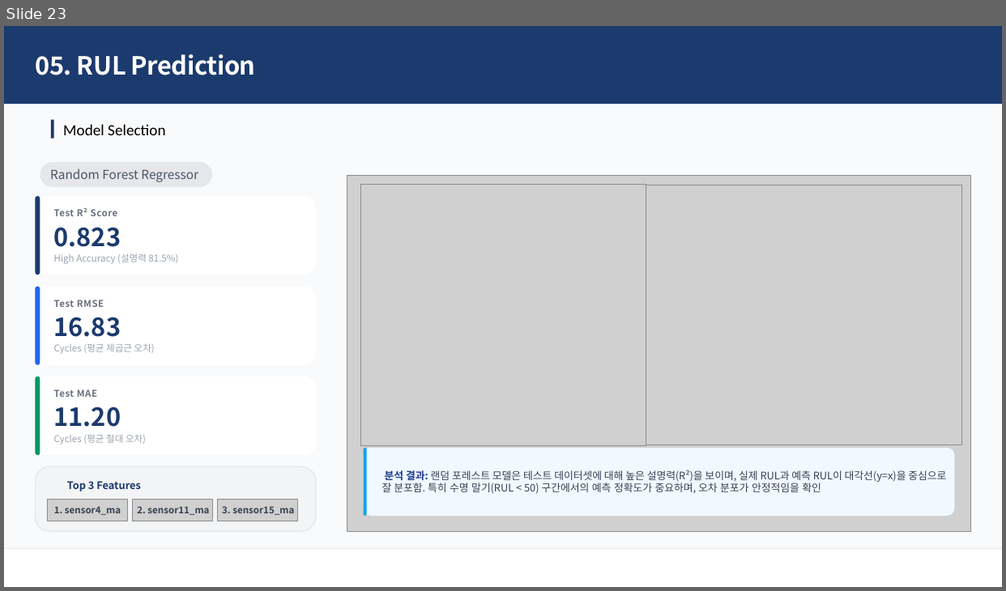
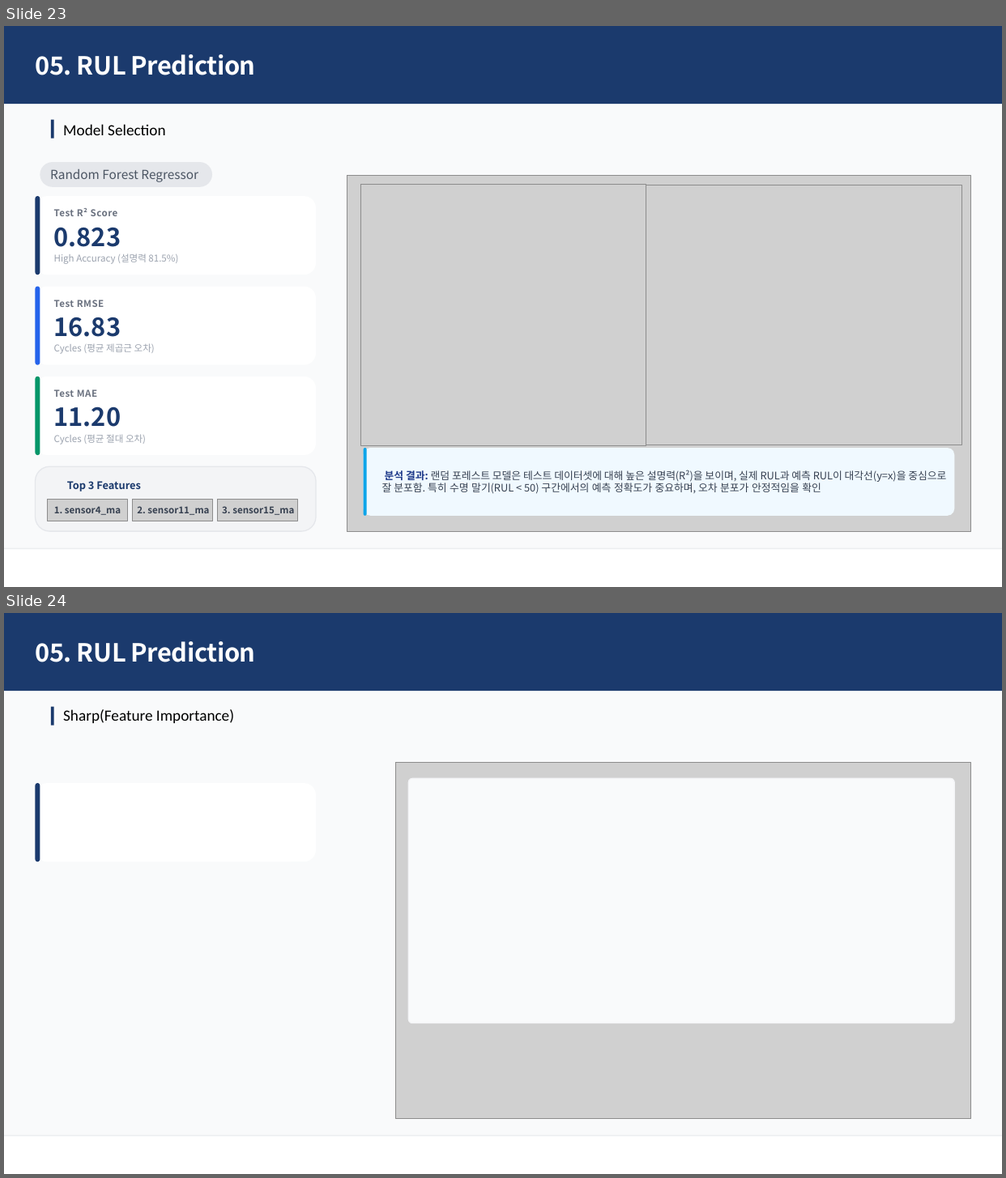
Before and after one commit to kim-nyangnyang/Engine_Degradation, a slide deck: 분석보고서ppt.pptx. Shown one above the other, each under a label of ours: slide 23 before the commit, slides 23 and 24 after it. The pictures are 1006x591 and 1006x1178 pixels, drawn with LibreOffice and Linux fonts; fonts in the diff are those of the drawing; grey boxes stand for pictures; background and template pictures are left out. Boxes give left, top, right and bottom in pixels: in the first picture for what was removed or moved away, otherwise in the second. Text is boxed around its words. In the diff, an @@ line names an element or a change of style, - is before the commit and + after.

Commit message:
report

```diff
--- a/분석보고서ppt.pptx
+++ b/분석보고서ppt.pptx
@@ slide 24 added at <box>4,613,1002,1174</box>, background picture (left out) @@
@@ rectangle added at <box>4,613,1002,1174</box>, fill #FFFFFF @@
@@ rectangle added at <box>4,613,1002,691</box>, fill #1B3A6D @@
@@ text added at <box>36,641,256,662</box>, 24 pt, text #FFFFFF, bold @@
+05. RUL Prediction
@@ rectangle added at <box>4,691,1002,1143</box>, fill #F9FAFB @@
@@ rectangle added at <box>50,707,53,726</box>, fill #1B3A6D @@
@@ text added at <box>63,709,234,723</box>, 15 pt, text #000000 @@
+Sharp(Feature Importance)
@@ picture added at <box>395,762,970,1119</box> @@
@@ rounded rectangle added at <box>408,778,954,1023</box>, fill #F9FAFB, outline #F3F4F6 1 pt @@
@@ rounded rectangle added at <box>36,783,316,862</box>, fill #FFFFFF @@
@@ rounded rectangle added at <box>36,783,40,862</box>, fill #1B3A6D @@
@@ rectangle added at <box>4,1143,1002,1174</box>, fill #F3F4F6 @@
@@ rectangle added at <box>4,1143,1002,1144</box>, fill #E5E7EB @@
@@ rectangle added at <box>4,1135,1002,1136</box>, fill #E5E7EB @@
@@ rectangle added at <box>4,1137,1002,1174</box>, fill #FFFFFF @@
```
